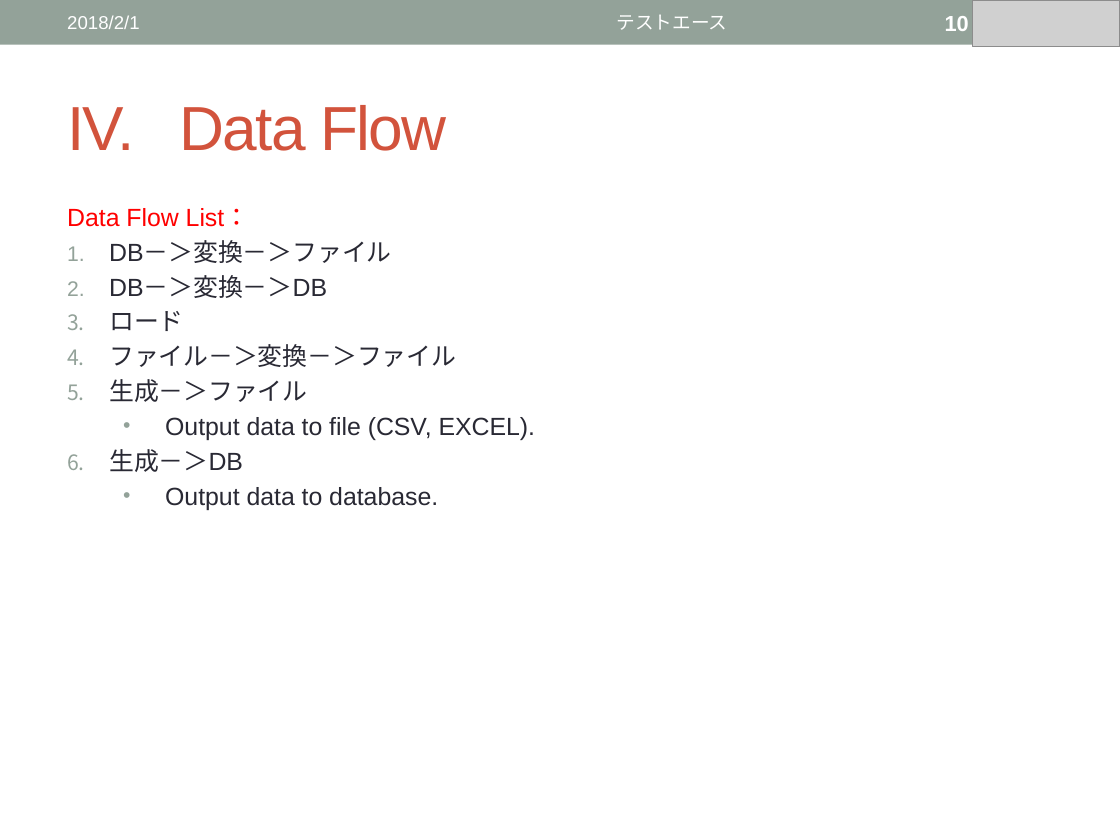
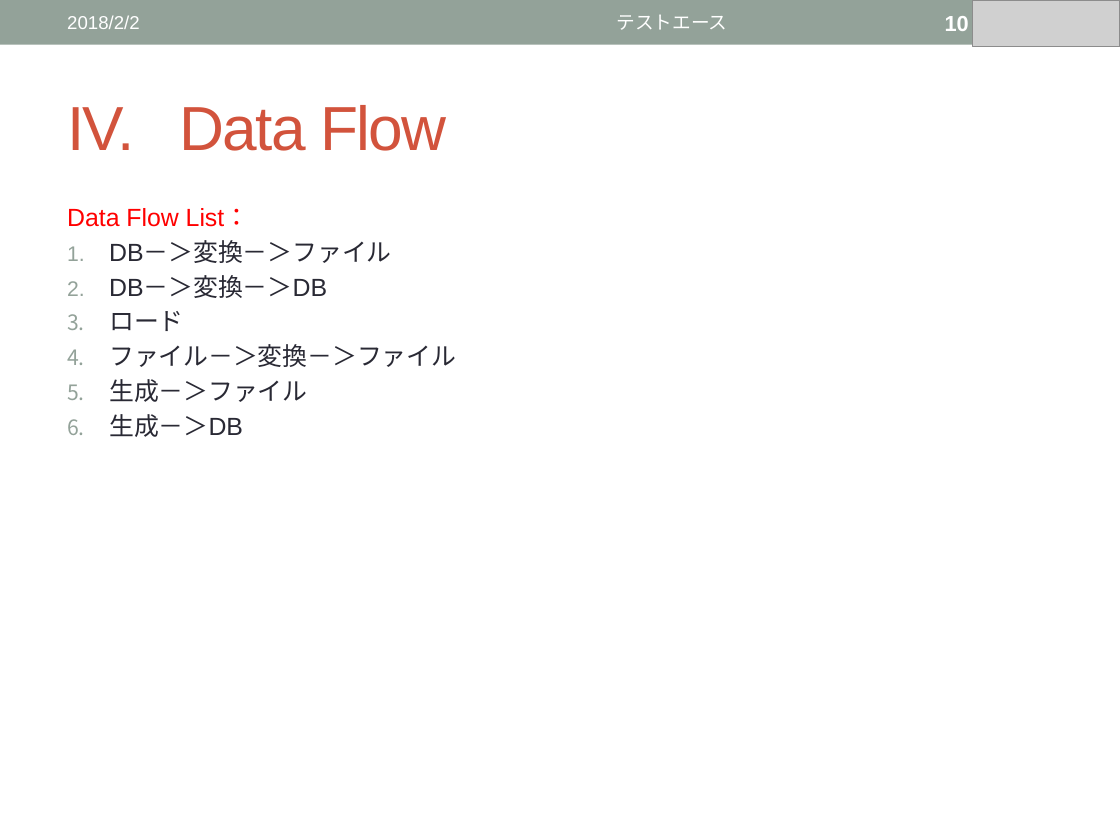
Before and after one commit to Thanhhv26/Franchise_Project, a slide deck: slide 10 of TestACE/Report TestACE_20180131.pptx. Drawn at 1120x840 pixels with LibreOffice and Linux fonts; fonts in the diff are those of the drawing; grey boxes stand for pictures. Boxes give left, top, right and bottom in pixels: in the first picture for what was removed or moved away, otherwise in the second. Text is boxed around its words. In the diff, an @@ line names an element or a change of style, - is before the commit and + after.

```diff
--- a/TestACE/Report TestACE_20180131.pptx
+++ b/TestACE/Report TestACE_20180131.pptx
@@ text at box(67, 15, 140, 29): text changed @@
-2018/2/1
+2018/2/2
@@ text at box(165, 417, 535, 440): paragraph removed @@
-  • Output data to file (CSV, EXCEL).
@@ text at box(165, 487, 438, 510): paragraph removed @@
-  • Output data to database.
```
Also in this commit, not shown: 30 other slides changed.
